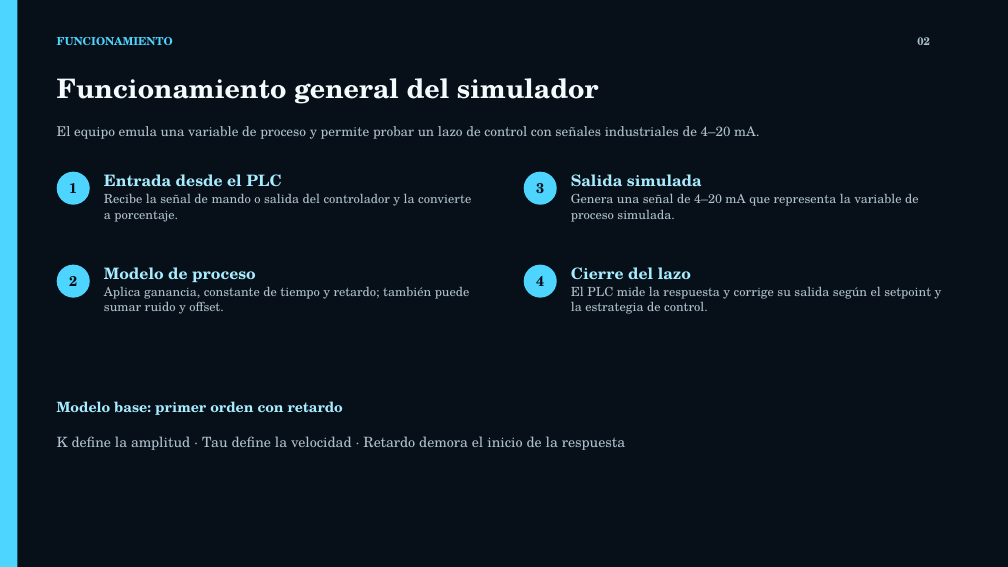
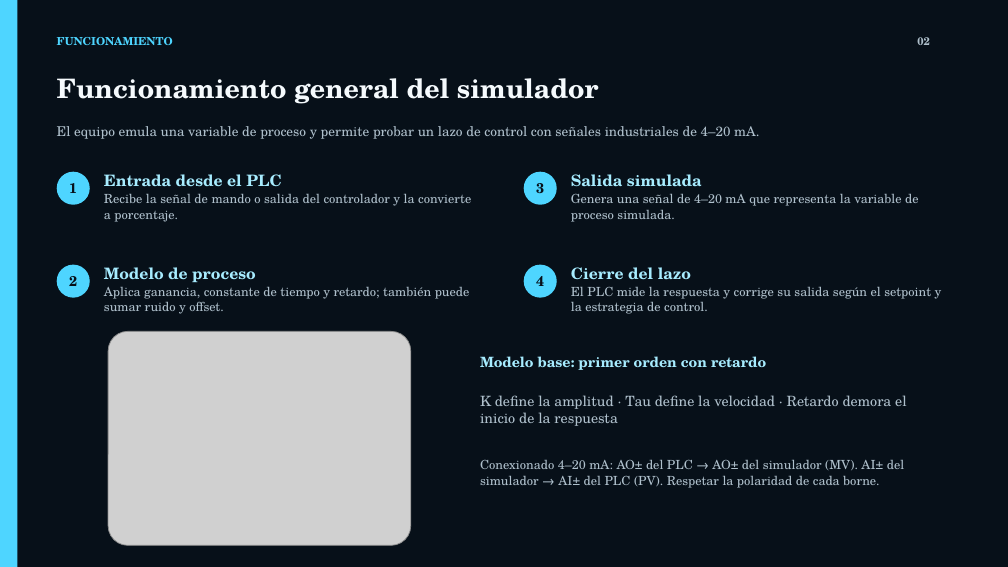
Before and after one commit to nicoivani77/Simulador-Variables-Proceso-Industrial, a slide deck: slide 2 of Documentación/Tutoriales/Introducción al funcionamiento del simulador.pptx. Drawn at 1008x567 pixels with LibreOffice and Linux fonts; fonts in the diff are those of the drawing; grey boxes stand for pictures. Boxes give left, top, right and bottom in pixels: in the first picture for what was removed or moved away, otherwise in the second. Text is boxed around its words. In the diff, an @@ line names an element or a change of style, - is before the commit and + after.

```diff
--- a/Documentación/Tutoriales/Introducción al funcionamiento del simulador.pptx
+++ b/Documentación/Tutoriales/Introducción al funcionamiento del simulador.pptx
@@ picture added at (x1=108, y1=331, x2=411, y2=545) @@
@@ text "Modelo base: primer orden con ..." moved from (x1=57, y1=401, x2=343, y2=415) to (x1=480, y1=356, x2=766, y2=370) @@
@@ text "K define la amplitud · ..." rewrapped from (x1=57, y1=436, x2=625, y2=450) to (x1=480, y1=395, x2=907, y2=426) @@
@@ text added at (x1=480, y1=459, x2=904, y2=488), 12 pt, text #AFC0CC @@
+Conexionado 4–20 mA: AO± del PLC → AO± del simulador (MV). AI± del simulador → AI± del PLC (PV). Respetar la polaridad de cada borne.
```
Also in this commit, not shown: 3 other files.
